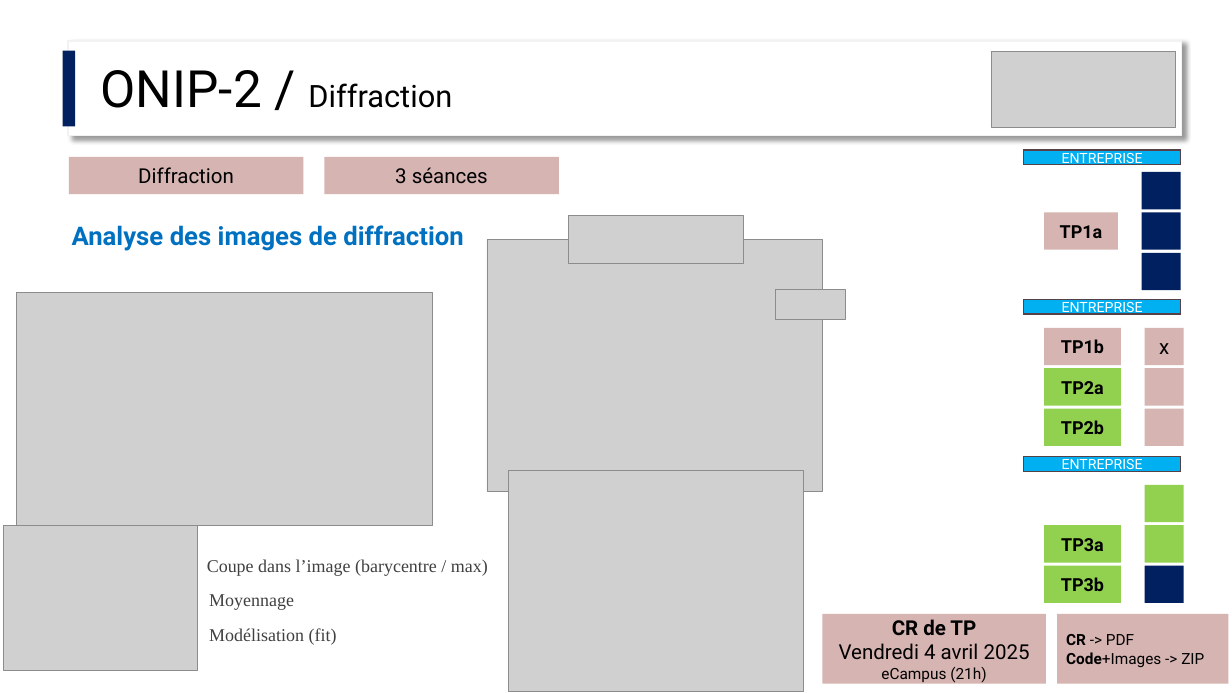
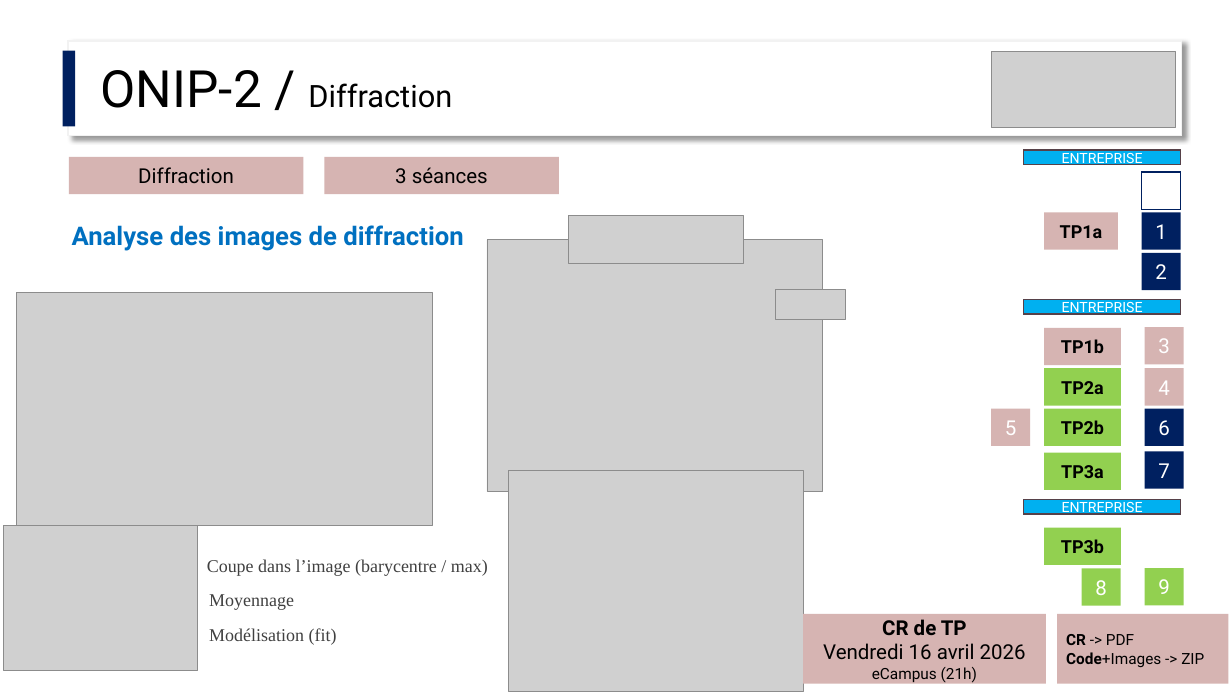
Before and after one commit to IOGS-Digital-Methods/semester-6, a slide deck: slide 3 of ONIP-FISA/Diffraction/ONIP-2_Diffraction.pptx. Drawn at 1232x693 pixels with LibreOffice and Linux fonts; fonts in the diff are those of the drawing; grey boxes stand for pictures. Boxes give left, top, right and bottom in pixels: in the first picture for what was removed or moved away, otherwise in the second. Text is boxed around its words. In the diff, an @@ line names an element or a change of style, - is before the commit and + after.

```diff
--- a/ONIP-FISA/Diffraction/ONIP-2_Diffraction.pptx
+++ b/ONIP-FISA/Diffraction/ONIP-2_Diffraction.pptx
@@ rectangle at (x1=1142, y1=172, x2=1181, y2=209): fill #002060 to #FFFFFF; outline none to #002060 1 pt @@
@@ text in rectangle at (x1=1155, y1=224, x2=1167, y2=239): text added @@
+1
@@ text in rectangle at (x1=1155, y1=264, x2=1167, y2=279): text added @@
+2
@@ text in rectangle at (x1=1158, y1=338, x2=1170, y2=353): text changed; text colour #000000 to #FFFFFF @@
-x
+3
@@ text in rectangle at (x1=1158, y1=380, x2=1170, y2=395): text added @@
+4
@@ rectangle added at (x1=992, y1=409, x2=1031, y2=445), fill #D6B4B2, 16 pt, text #FFFFFF @@
+5
@@ rectangle "6" at (x1=1145, y1=409, x2=1184, y2=445): fill #D6B4B2 to #002060 @@
@@ text in rectangle at (x1=1158, y1=420, x2=1170, y2=436): text added @@
+6
@@ rectangle "TP3a" moved from (x1=1044, y1=525, x2=1121, y2=562) to (x1=1044, y1=453, x2=1121, y2=490) @@
@@ rectangle added at (x1=1145, y1=452, x2=1184, y2=489), fill #002060, 16 pt, text #FFFFFF @@
+7
@@ rectangle "ENTREPRISE" moved from (x1=1024, y1=457, x2=1181, y2=471) to (x1=1024, y1=499, x2=1181, y2=514) @@
@@ rectangle removed at (x1=1145, y1=485, x2=1184, y2=522) @@
@@ rectangle "TP3b" moved from (x1=1044, y1=566, x2=1121, y2=603) to (x1=1044, y1=528, x2=1121, y2=565) @@
@@ rectangle removed at (x1=1145, y1=525, x2=1184, y2=562) @@
@@ rectangle added at (x1=1081, y1=568, x2=1120, y2=605), fill #92D050, 16 pt, text #FFFFFF @@
+8
@@ rectangle removed at (x1=1145, y1=566, x2=1184, y2=603) @@
@@ rectangle added at (x1=1145, y1=568, x2=1184, y2=605), fill #92D050, 16 pt, text #FFFFFF @@
+9
@@ rectangle "CR de TP" resized from (x1=823, y1=614, x2=1046, y2=684) to (x1=803, y1=614, x2=1046, y2=684) @@
@@ text in rectangle at (x1=823, y1=643, x2=1026, y2=659): text changed @@
-Vendredi 4 avril 2025
+Vendredi 16 avril 2026
```
Also in this commit, not shown: 2 other slides changed, 1 other file.
